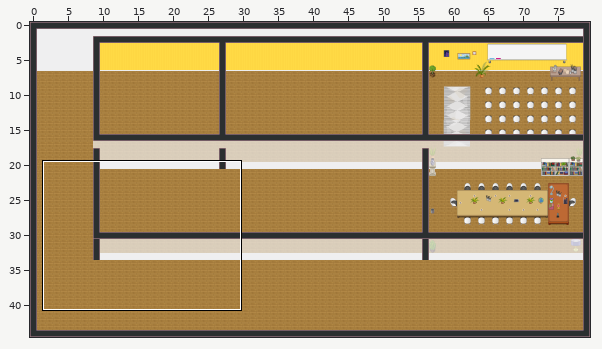
Tiled map (JSON): a.tmj. Above, an overview of the earlier version with the close-up marked.
Close-up. First the earlier version:
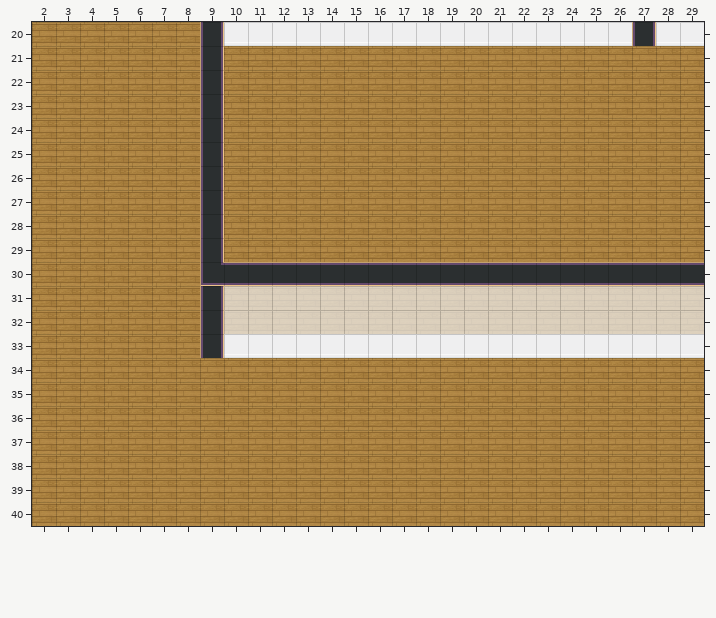
Cells are 32x32 px. Shown: x 2..29, y 20..40. The commit also changed other parts of the map, which this record leaves out.
The same view after the edit:
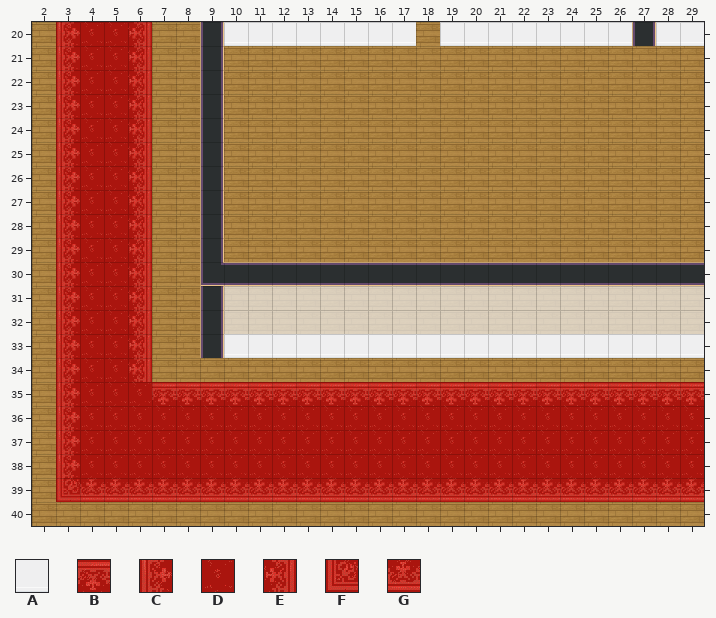
Key: from "Chunk 1": A 4, B 6, C 12, D 13, E 14, F 55, G 56.
_ is an empty cell.
From old to new:
Layer "Ground/up up ground":
The edit erases tile A in row 20 at x 18.
Layer "Ground/carpet":
There is now tile B in row 35 at x 7 to 29.
There is now tile C in rows 20 to 38 at x 3.
There is now tile D in rows 20 to 34 at x 4 to 5; in row 35 at x 4 to 6; in rows 36 to 38 at x 4 to 29.
There is now tile E in rows 20 to 34 at x 6.
There is now tile F in row 39 at x 3.
There is now tile G in row 39 at x 4 to 29.
Where, in picture pixels (left, top, right, bottom), the same in both close-ups:
changed: (56, 22, 704, 502)
